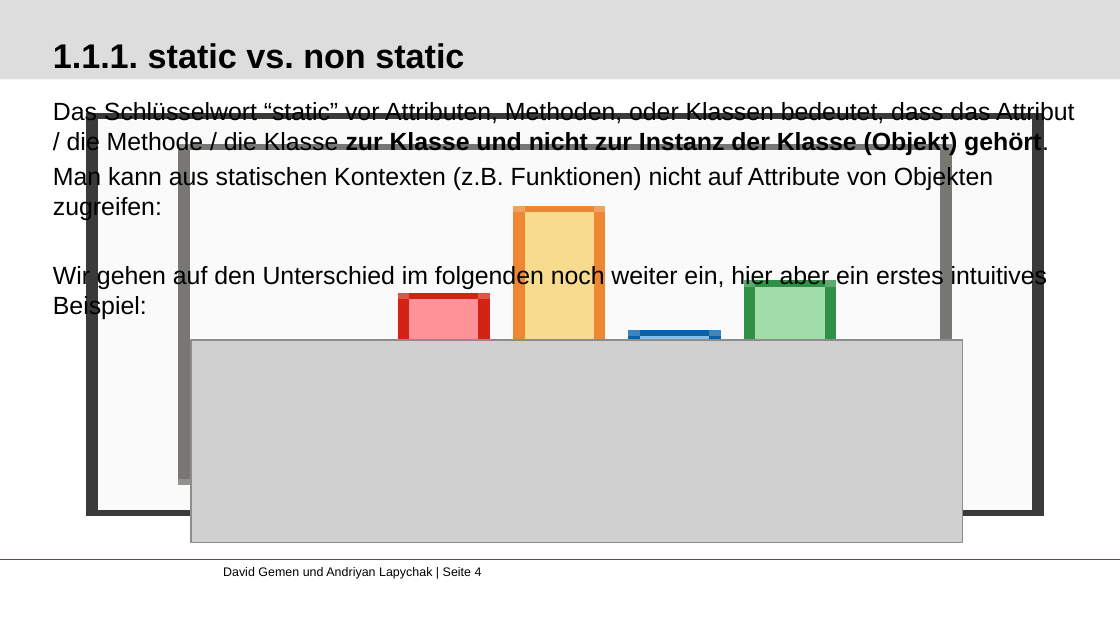
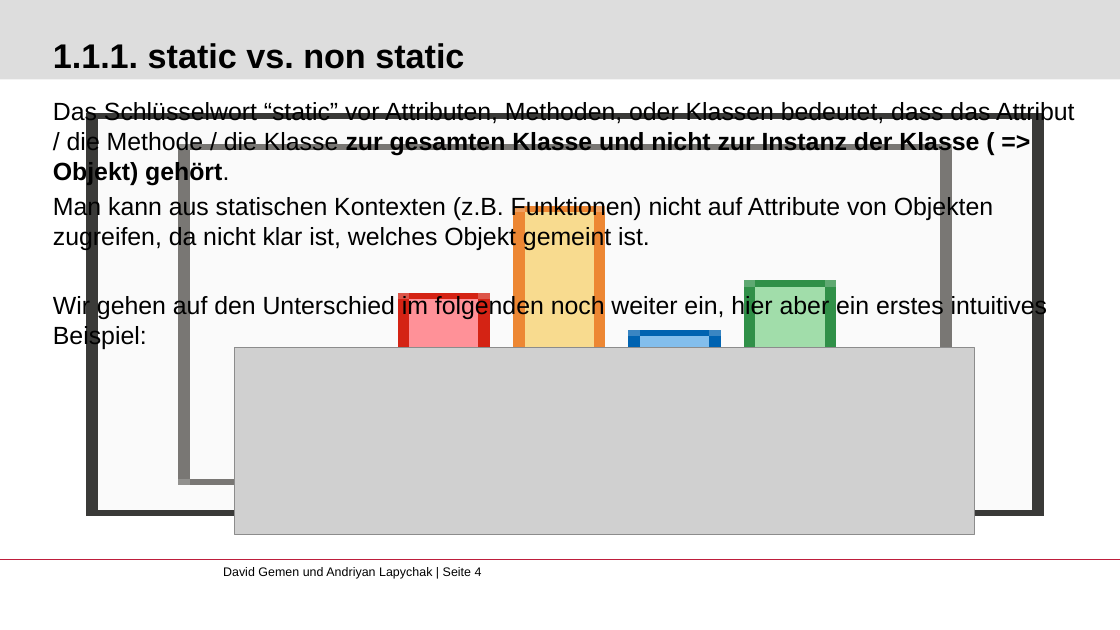
Before and after one commit to gemdav/Programmieren-1-Tutorium, a slide deck: slide 4 of slides/05_object_orientation.pptx. Drawn at 1120x630 pixels with LibreOffice and Linux fonts; fonts in the diff are those of the drawing; grey boxes stand for pictures; background and template pictures are left out. Boxes give left, top, right and bottom in pixels: in the first picture for what was removed or moved away, otherwise in the second. Text is boxed around its words. In the diff, an @@ line names an element or a change of style, - is before the commit and + after.

```diff
--- a/slides/05_object_orientation.pptx
+++ b/slides/05_object_orientation.pptx
@@ text at (53, 102, 1075, 251): text changed @@
-Das Schlüsselwort “static” vor Attributen, Methoden, oder Klassen bedeutet, dass das Attribut / die Methode / die Klasse zur Klasse und nicht zur Instanz der Klasse (Objekt) gehört.
-Man kann aus statischen Kontexten (z.B. Funktionen) nicht auf Attribute von Objekten zugreifen:
+Das Schlüsselwort “static” vor Attributen, Methoden, oder Klassen bedeutet, dass das Attribut / die Methode / die Klasse zur gesamten Klasse und nicht zur Instanz der Klasse ( => Objekt) gehört.
+Man kann aus statischen Kontexten (z.B. Funktionen) nicht auf Attribute von Objekten zugreifen, da nicht klar ist, welches Objekt gemeint ist.
@@ picture: place and size @@
-picture at (192, 340, 963, 543)
+picture at (234, 347, 974, 534)
```
Also in this commit, not shown: 3 other slides changed, 8 other files.
